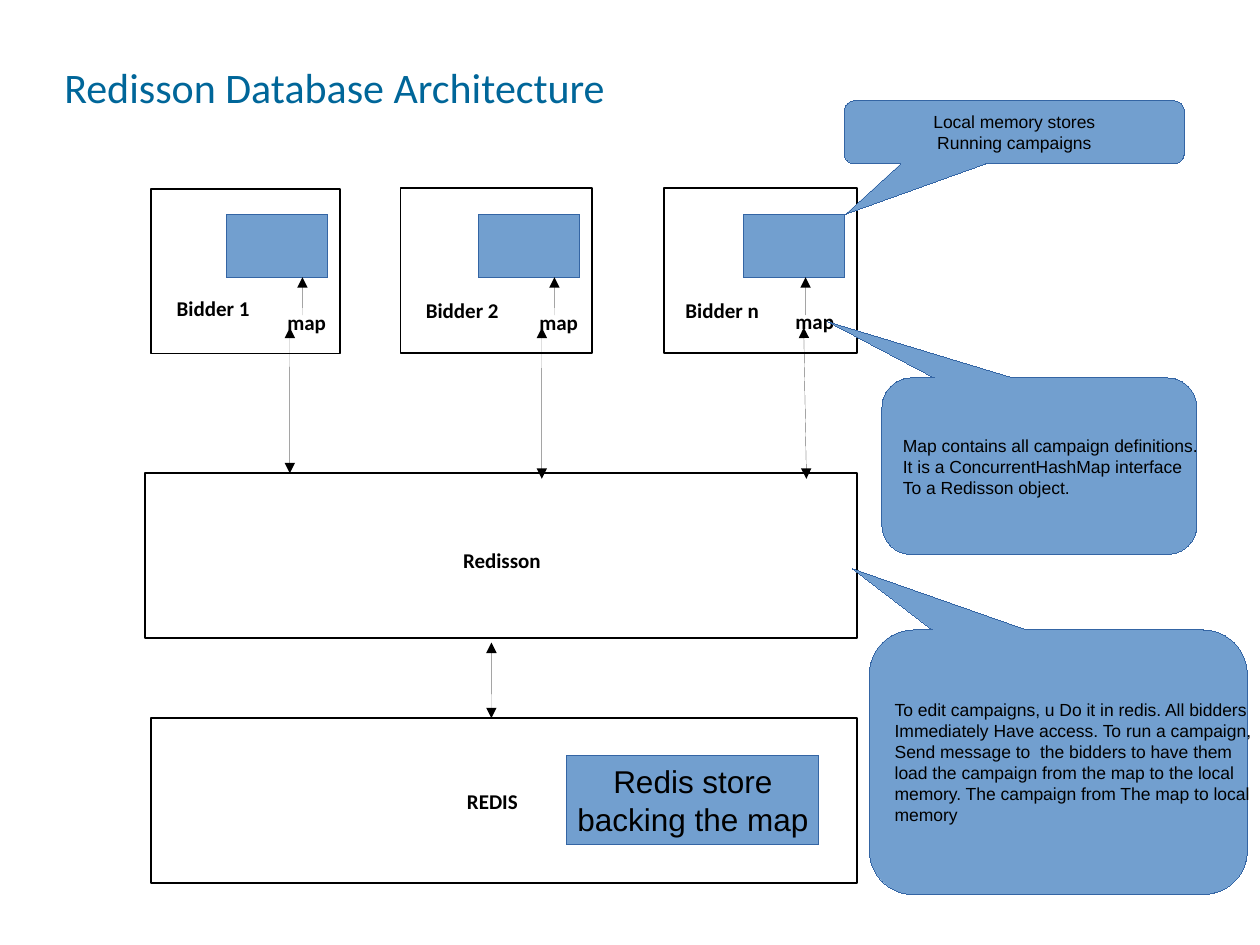
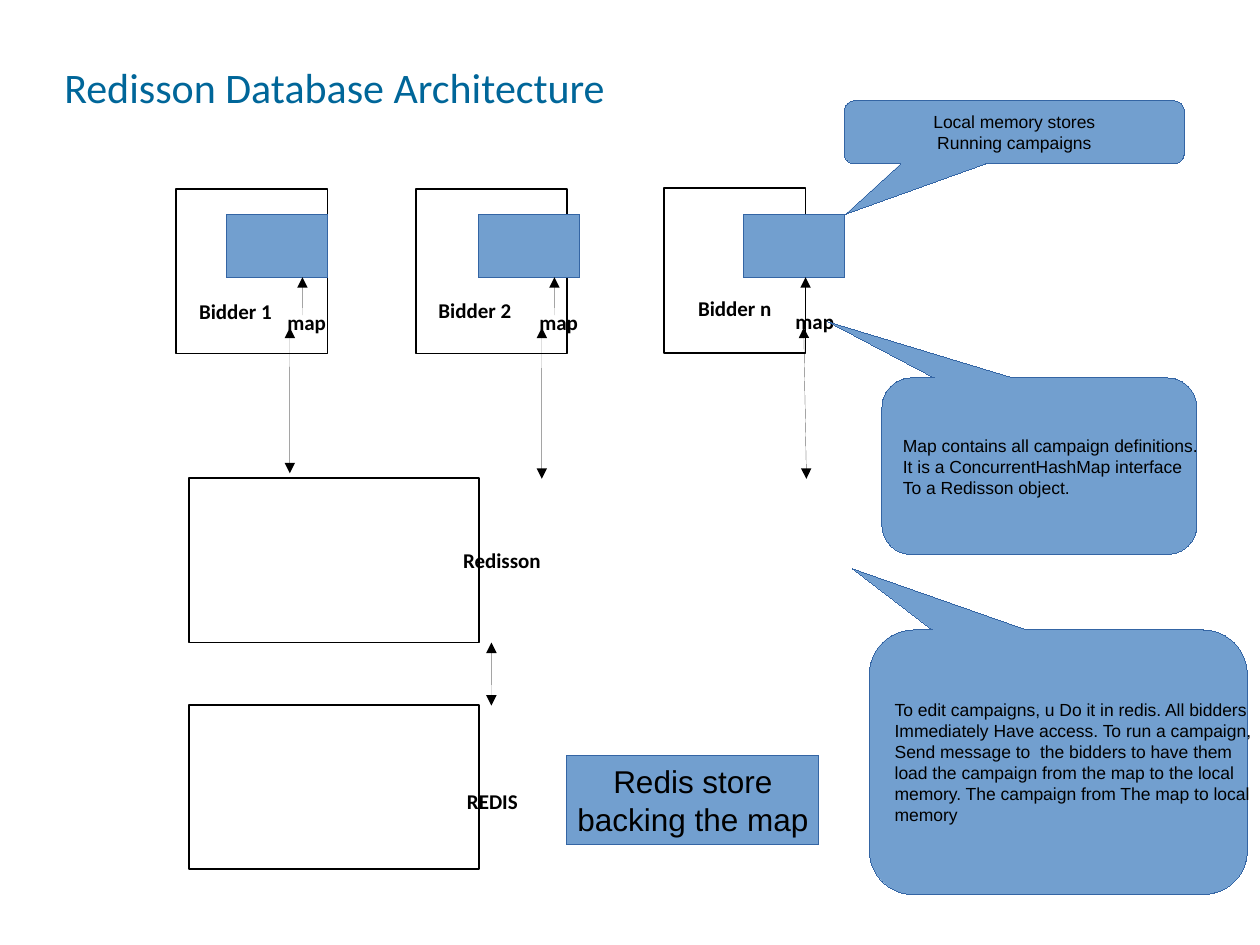
Before and after one commit to benmfaul/XRTB, a slide deck: slide 5 of www/arch/RTB_architecture_mod3.odp. Drawn at 1260x945 pixels with LibreOffice and Linux fonts; fonts in the diff are those of the drawing. Boxes give left, top, right and bottom in pixels: in the first picture for what was removed or moved away, otherwise in the second. Text is boxed around its words. In the diff, an @@ line names an element or a change of style, - is before the commit and + after.

```diff
--- a/www/arch/RTB_architecture_mod3.odp
+++ b/www/arch/RTB_architecture_mod3.odp
@@ rectangle: place and size @@
-rectangle at [151, 189, 340, 354]
+rectangle at [176, 189, 328, 354]
@@ rectangle: place and size @@
-rectangle at [401, 188, 592, 353]
+rectangle at [416, 189, 567, 354]
@@ rectangle: place and size @@
-rectangle at [664, 188, 857, 353]
+rectangle at [664, 188, 805, 353]
@@ text "Bidder 1": place and size @@
-text "Bidder 1" at [177, 301, 250, 316]
+text "Bidder 1" at [199, 304, 272, 319]
@@ text "Bidder 2": place and size @@
-text "Bidder 2" at [426, 303, 499, 318]
+text "Bidder 2" at [438, 303, 512, 318]
@@ text "Bidder n": place and size @@
-text "Bidder n" at [685, 303, 759, 318]
+text "Bidder n" at [698, 301, 771, 316]
@@ rectangle: place and size @@
-rectangle at [145, 474, 857, 639]
+rectangle at [189, 478, 479, 643]
@@ double arrow moved from (491, 718) - (491, 643) to (491, 706) - (491, 643) @@
@@ rectangle: place and size @@
-rectangle at [151, 718, 857, 883]
+rectangle at [189, 704, 479, 869]
```
Also in this commit, not shown: 3 other slides changed, 1 other file.
